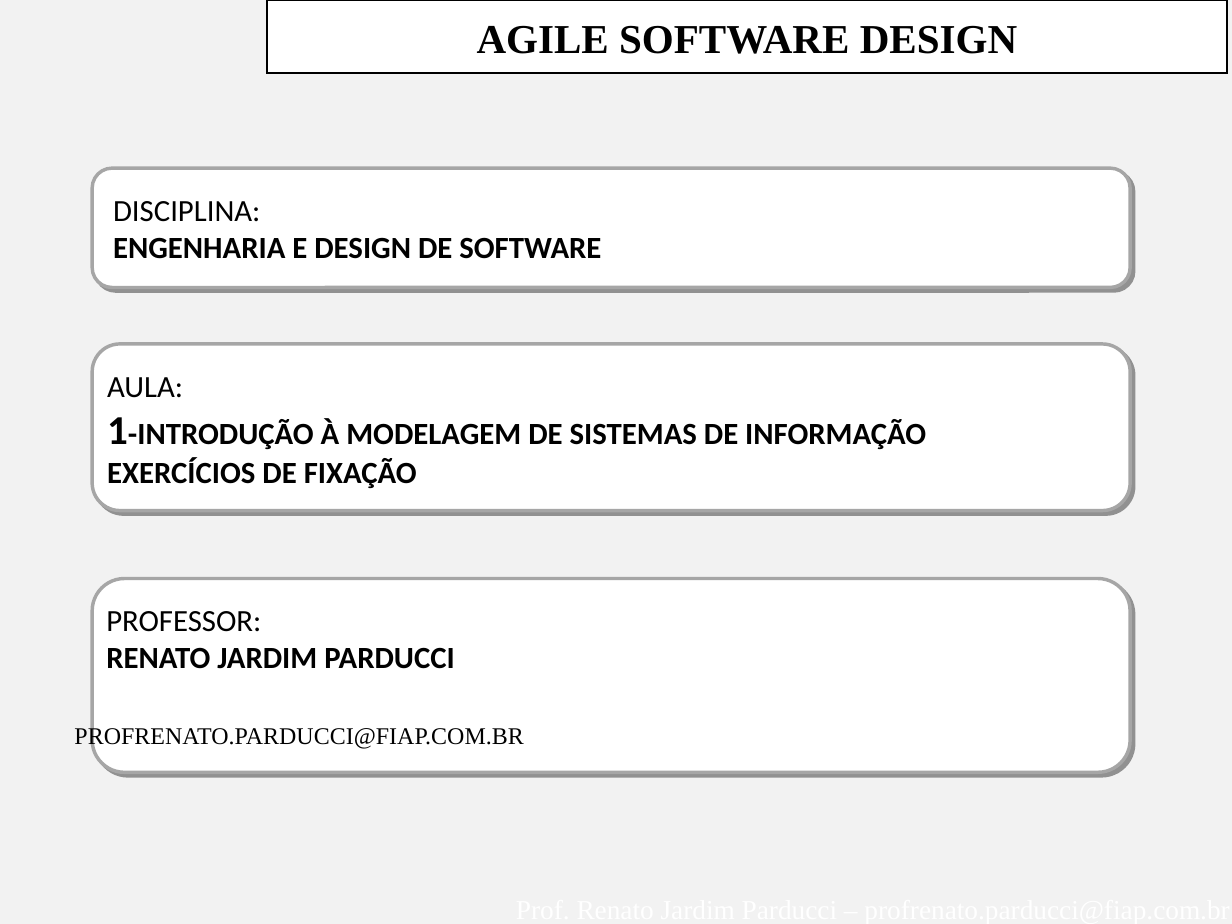
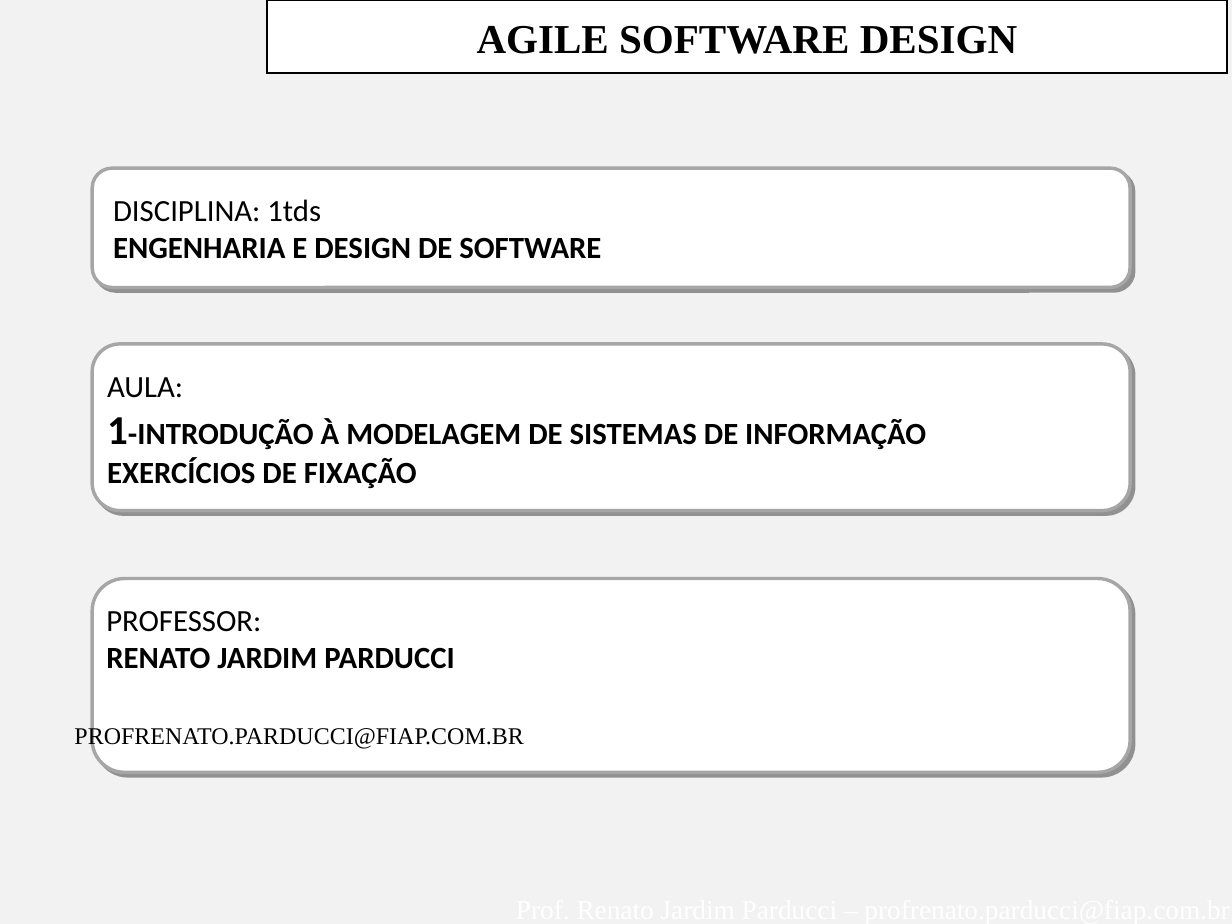
Before and after one commit to rodrigoabcesp/Si-ESTACIONAMENTO, a slide deck: slide 2 of Documentação-Engenhraria/FIAP--AgleModeling-Aula-1-INTRODUCAO-ENGSW-EXERCICIOS.ppt. Drawn at 1232x924 pixels with LibreOffice and Linux fonts; fonts in the diff are those of the drawing; background and template pictures are left out. Boxes give left, top, right and bottom in pixels: in the first picture for what was removed or moved away, otherwise in the second. Text is boxed around its words. In the diff, an @@ line names an element or a change of style, - is before the commit and + after.

Commit message:
alteraçao no 2 slide
colocaçao de comentario sobre a turma

```diff
--- a/Documentação-Engenhraria/FIAP--AgleModeling-Aula-1-INTRODUCAO-ENGSW-EXERCICIOS.ppt
+++ b/Documentação-Engenhraria/FIAP--AgleModeling-Aula-1-INTRODUCAO-ENGSW-EXERCICIOS.ppt
@@ text at box(113, 199, 321, 222): text changed @@
-DISCIPLINA:
+DISCIPLINA: 1tds
```
